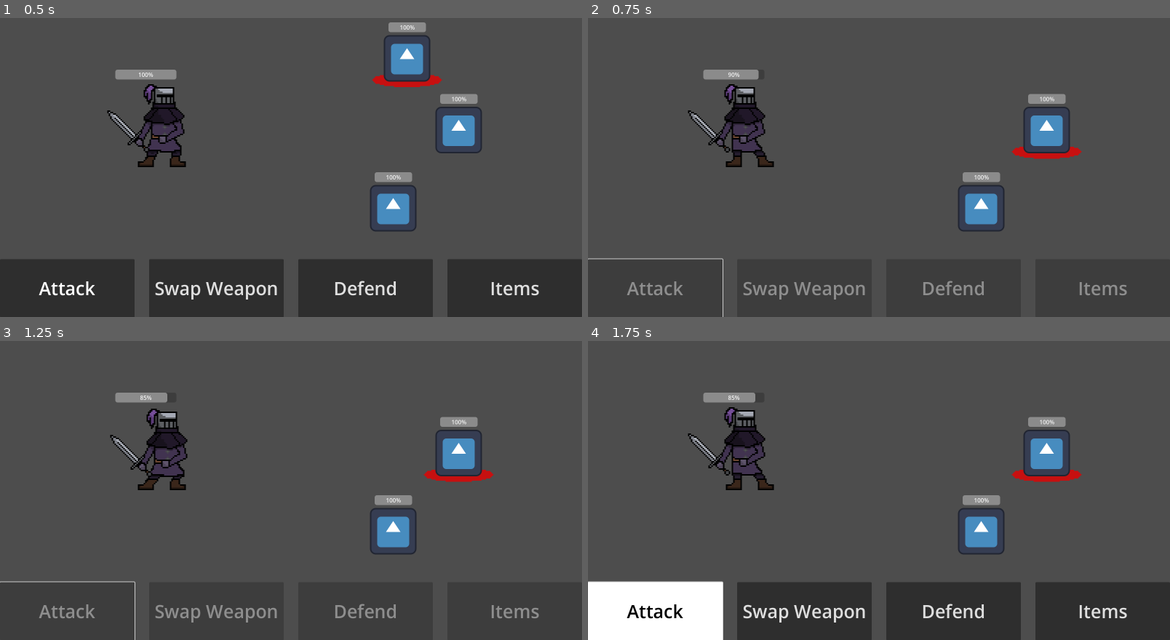
Above: before the commit, frames 1-4 (two rows, left to right).
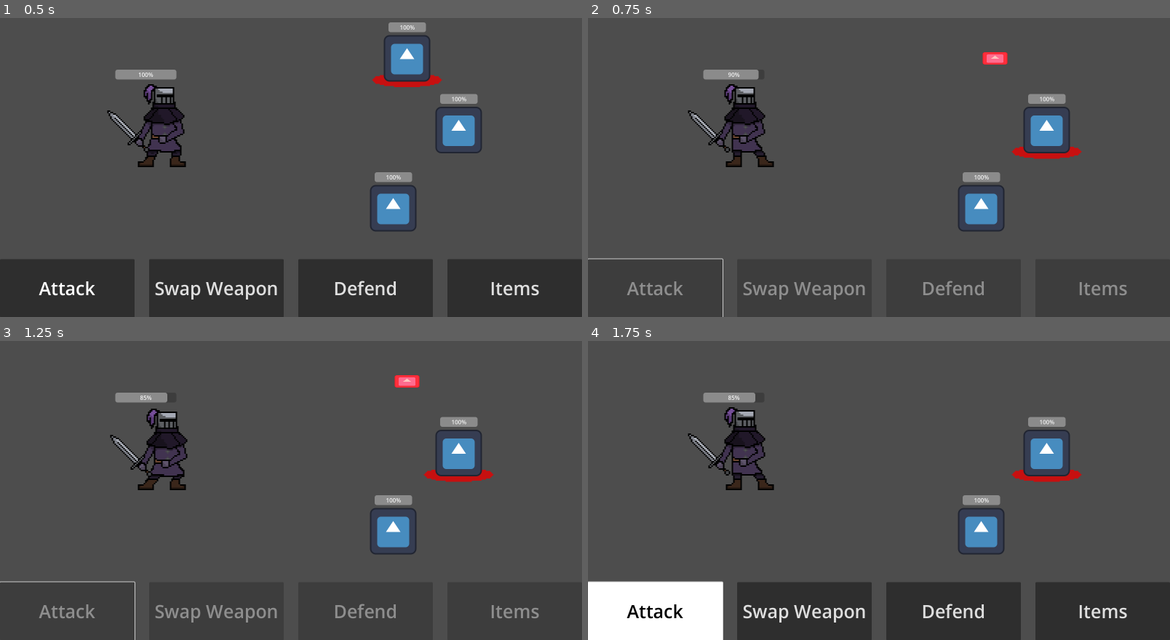
Above: after the commit, the same moments.

Repository: mwingerden/Shinko
Game: Godot game, scene res://Scenes/Levels/level_1.tscn
The game is run twice, just before and just after one commit, with the same random seed, the same clock (stepped at 60 frames per second) and the same inputs. The engine's default icon, where the game draws it, is replaced by a stand-in: a white triangle on a blue panel in a dark square.
Inputs:
- Up to frame 1 (0.5 s): no input
- Up to frame 2 (0.75 s): click "Attack" at 0.5 s
- Up to frame 3 (1.25 s): no input
- Up to frame 4 (1.75 s): hold Up (ui_up) from 1.28 s (still down)

Frame 1 is identical in both runs. In frame 2, 0.2% of the frame differs, in the area x 67-73%, y 11-16%; in frame 3, 0.2%; in frame 4, nothing differs.

Commit message:
Added spawning for potions

Diff:
--- /dev/null
+++ b/Scenes/Utility/potion_health.tscn
@@ -0,0 +1,12 @@
+[gd_scene load_steps=2 format=3 uid="uid://cps6w3ggrbx75"]
+
+[ext_resource type="Texture2D" uid="uid://bj6dj5o8jmjk7" path="res://icon.svg" id="1_0owan"]
+
+[node name="PotionHealth" type="Node2D"]
+
+[node name="AnimationPlayer" type="AnimationPlayer" parent="."]
+
+[node name="Sprite2D" type="Sprite2D" parent="."]
+modulate = Color(100, 0.775, 0.747, 1)
+scale = Vector2(0.53125, 0.269531)
+texture = ExtResource("1_0owan")
--- /dev/null
+++ b/Scenes/Utility/potion_shield.tscn
@@ -0,0 +1,12 @@
+[gd_scene load_steps=2 format=3 uid="uid://g7bts3nluein"]
+
+[ext_resource type="Texture2D" uid="uid://bj6dj5o8jmjk7" path="res://icon.svg" id="1_ye51b"]
+
+[node name="PotionShield" type="Node2D"]
+
+[node name="AnimationPlayer" type="AnimationPlayer" parent="."]
+
+[node name="Sprite2D" type="Sprite2D" parent="."]
+modulate = Color(1, 100, 1, 1)
+scale = Vector2(0.710938, 0.210938)
+texture = ExtResource("1_ye51b")
--- a/Scripts/Utility/battle.gd
+++ b/Scripts/Utility/battle.gd
@@ -1,5 +1,6 @@
 extends Node2D
 
+var rng = RandomNumberGenerator.new()
 var enemies = []
 var player = null
 var action_queue = []
@@ -9,11 +10,15 @@
 enum attack_type {NUETRAL, CRIT, RESIST}
 var current_attack_type = attack_type.NUETRAL
 var damage
+var potion
 var defend = false
+var potion_spawn = false
 var health_potion_count = 1
 var shield_potion_count = 1
 @onready var actions_menu = $"../Actions"
 @onready var item_menu = $"../Items"
+var health_potion = preload("res://Scenes/Utility/potion_health.tscn")
+var shield_potion = preload("res://Scenes/Utility/potion_shield.tscn")
 @onready var shield_potion_button = $"../Items/Panel/HBoxContainer/Shield"
 @onready var health_potion_button = $"../Items/Panel/HBoxContainer/Health"
 
@@ -59,6 +64,7 @@
 			enemies[i].take_damage(damage)
 			if enemies[i].get_current_health() <= 0:
 				#Play Death Animation Here
+				spawn_potion(enemies[i].global_position)
 				enemies[i].queue_free()
 				enemies.remove_at(i)
 				if enemies.size() > 0:
@@ -85,7 +91,33 @@
 		await get_tree().create_timer(.5).timeout
 	enemy_turn = false
 	defend = false
+	if potion_spawn:
+		collect_potion()
+		potion_spawn = false
 	disable_buttons(false)
+
+func spawn_potion(pos):
+	var rand_drop = rng.randi_range(1, 100)
+	if rand_drop <= 99:
+		var rand_potion = rng.randi_range(0, 1)
+		if rand_potion:
+			potion = health_potion.instantiate()
+			#play spawn animation and sound effect
+		else:
+			potion = shield_potion.instantiate()
+			#play spawn animation and sound effect
+		potion_spawn = true
+		potion.position = pos
+		add_child(potion)
+
+func collect_potion():
+	if potion.name == "PotionHealth":
+		health_potion_count += 1
+	elif potion.name == "PotionShield":
+		shield_potion_count += 1
+	#play despawn animation
+	potion.queue_free()
+	await get_tree().create_timer(.5).timeout
 
 func show_actions_menu(value):
 	actions_menu.visible = value
